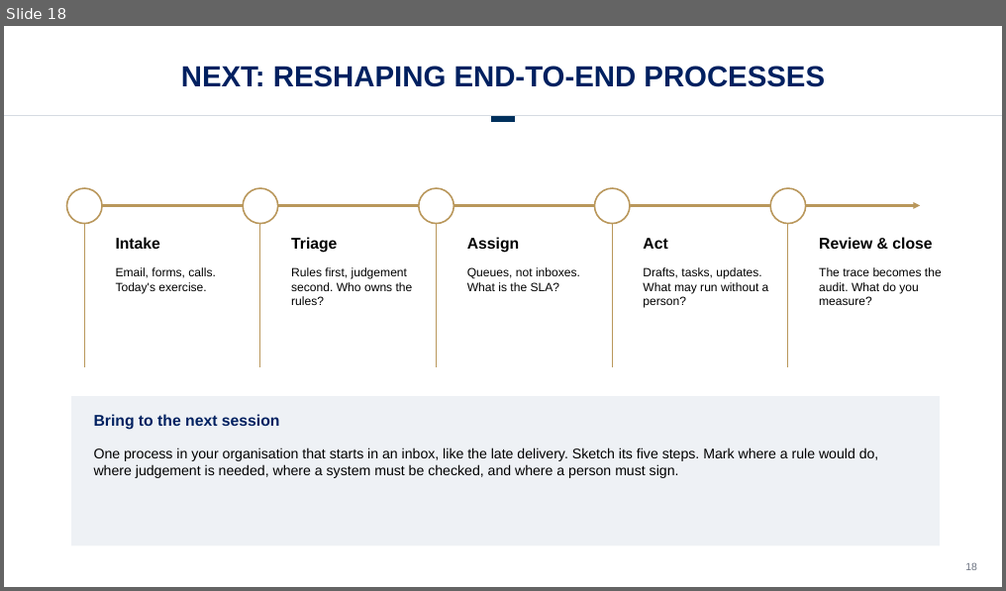
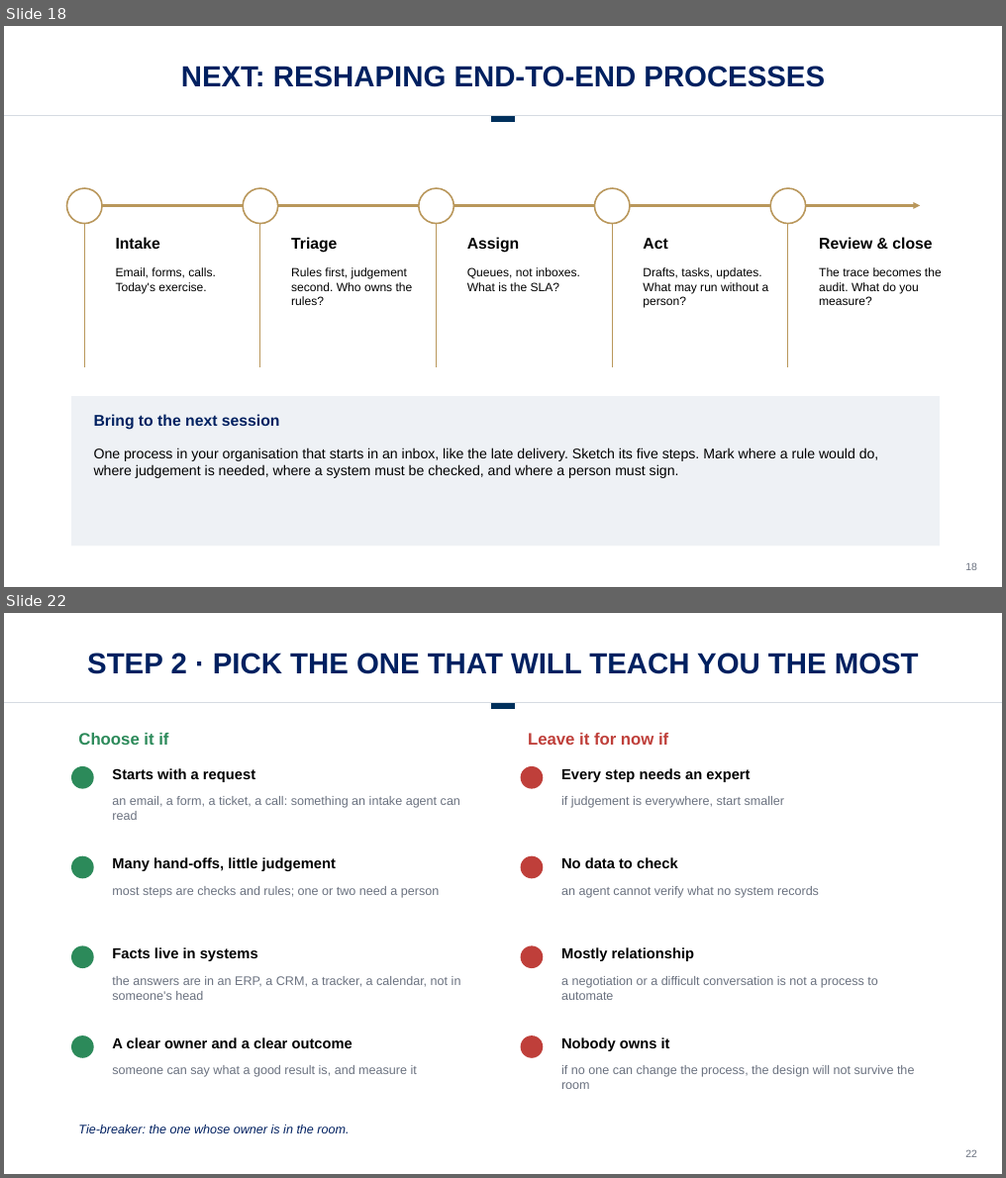
Before and after one commit to drestrepoa/Claudecode, a slide deck: slides/agent-challenge-hr.pptx. Shown one above the other, each under a label of ours: slide 18 before the commit, slides 18 and 22 after it; the slides between them are not shown. The pictures are 1006x591 and 1006x1178 pixels, drawn with LibreOffice and Linux fonts; fonts in the diff are those of the drawing; background and template pictures are left out. Boxes give left, top, right and bottom in pixels: in the first picture for what was removed or moved away, otherwise in the second. Text is boxed around its words. In the diff, an @@ line names an element or a change of style, - is before the commit and + after.

```diff
--- a/slides/agent-challenge-hr.pptx
+++ b/slides/agent-challenge-hr.pptx
@@ slide 22 added at [4, 613, 1002, 1174], background #FFFFFF @@
@@ text added at [87, 653, 919, 674], 28 pt, text #002060, bold @@
+STEP 2 · PICK THE ONE THAT WILL TEACH YOU THE MOST
@@ line added from (4, 703) to (1002, 703), #D5DBE2 0.75 pt @@
@@ line added from (491, 706) to (515, 706), #00305C 6 pt @@
@@ text added at [78, 733, 168, 745], 16 pt, text #2C8A5A, bold @@
+Choose it if
@@ text added at [528, 733, 668, 745], 16 pt, text #BF3F3A, bold @@
+Leave it for now if
@@ ellipse added at [71, 766, 94, 789], fill #2C8A5A @@
@@ text added at [112, 768, 255, 782], 14 pt, text #000000, bold @@
+Starts with a request
@@ ellipse added at [521, 766, 543, 789], fill #BF3F3A @@
@@ text added at [561, 768, 749, 782], 14 pt, text #000000, bold @@
+Every step needs an expert
@@ text added at [112, 796, 460, 820], 12 pt, text #6B7280 @@
+an email, a form, a ticket, a call: something an intake agent can read
@@ text added at [561, 796, 785, 808], 12 pt, text #6B7280 @@
+if judgement is everywhere, start smaller
@@ ellipse added at [71, 857, 94, 878], fill #2C8A5A @@
@@ text added at [112, 858, 336, 871], 14 pt, text #000000, bold @@
+Many hand-offs, little judgement
@@ ellipse added at [521, 857, 543, 878], fill #BF3F3A @@
@@ text added at [561, 858, 678, 868], 14 pt, text #000000, bold @@
+No data to check
@@ text added at [112, 886, 439, 898], 12 pt, text #6B7280 @@
+most steps are checks and rules; one or two need a person
@@ text added at [561, 886, 819, 898], 12 pt, text #6B7280 @@
+an agent cannot verify what no system records
@@ ellipse added at [71, 947, 94, 968], fill #2C8A5A @@
@@ text added at [112, 948, 258, 961], 14 pt, text #000000, bold @@
+Facts live in systems
@@ ellipse added at [521, 947, 543, 968], fill #BF3F3A @@
@@ text added at [561, 948, 694, 961], 14 pt, text #000000, bold @@
+Mostly relationship
@@ text added at [112, 976, 461, 1000], 12 pt, text #6B7280 @@
+the answers are in an ERP, a CRM, a tracker, a calendar, not in someone's head
@@ text added at [561, 976, 878, 1000], 12 pt, text #6B7280 @@
+a negotiation or a difficult conversation is not a process to automate
@@ ellipse added at [71, 1036, 94, 1059], fill #2C8A5A @@
@@ text added at [112, 1038, 352, 1049], 14 pt, text #000000, bold @@
+A clear owner and a clear outcome
@@ ellipse added at [521, 1036, 543, 1059], fill #BF3F3A @@
@@ text added at [561, 1038, 670, 1052], 14 pt, text #000000, bold @@
+Nobody owns it
@@ text added at [112, 1065, 417, 1077], 12 pt, text #6B7280 @@
+someone can say what a good result is, and measure it
@@ text added at [561, 1065, 914, 1089], 12 pt, text #6B7280 @@
+if no one can change the process, the design will not survive the room
@@ text added at [78, 1125, 349, 1134], 12 pt, text #002060, italic @@
+Tie-breaker: the one whose owner is in the room.
@@ text added at [965, 1150, 977, 1157], 10 pt, text #6B7280 @@
+22
```
Also in this commit, not shown: 6 other slides added, 1 other file.
